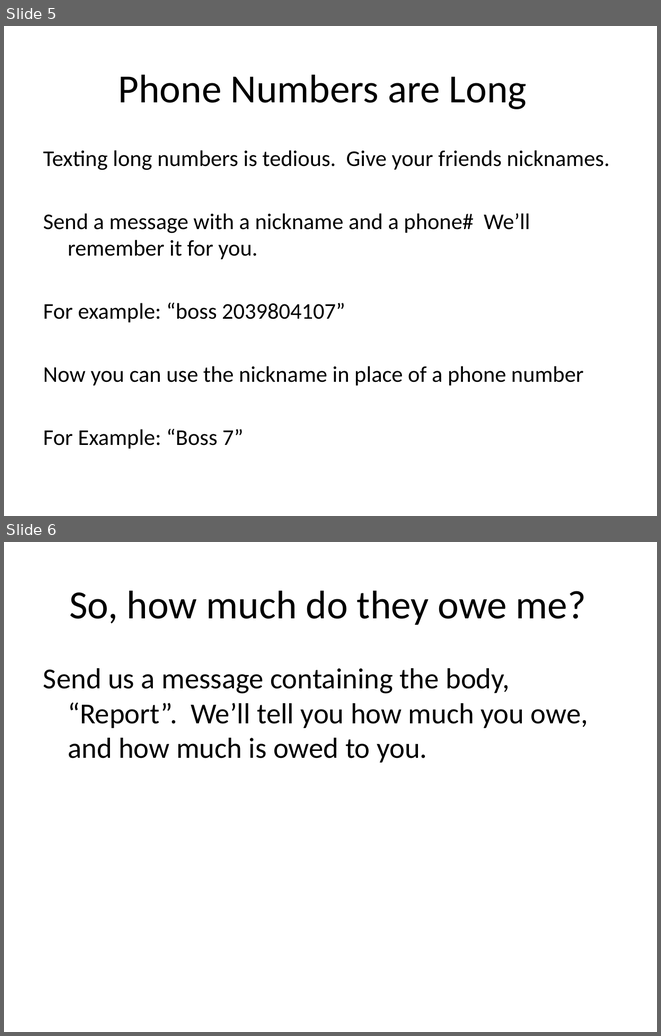
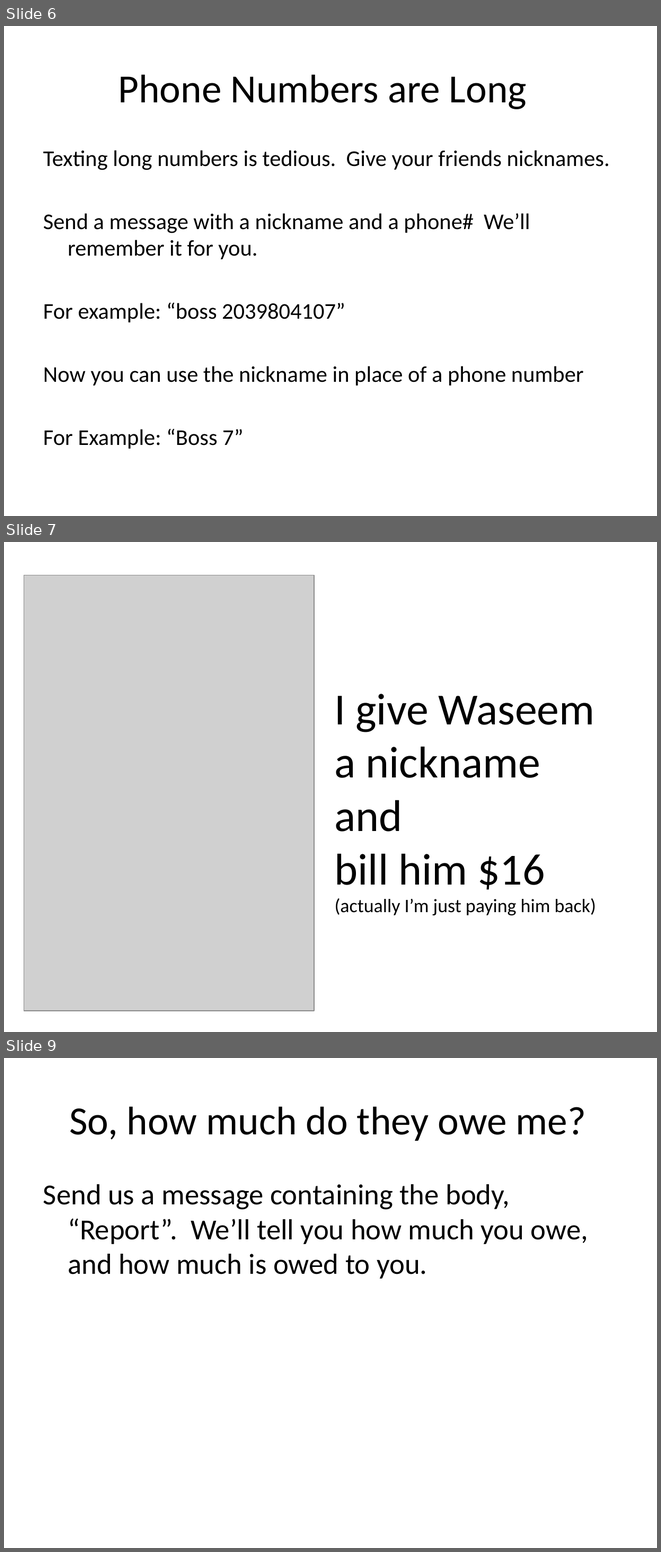
Before and after one commit to waseemilahi/mycheapfriend, a slide deck: 2nd iteration/demo/Presentation1.pptx. Shown one above the other, each under a label of ours: slides 5 and 6 before the commit, slides 6, 7 and 9 after it; the slides between them are not shown. The pictures are 661x1036 and 661x1552 pixels, drawn with LibreOffice and Linux fonts; fonts in the diff are those of the drawing; grey boxes stand for pictures. Boxes give left, top, right and bottom in pixels: in the first picture for what was removed or moved away, otherwise in the second. Text is boxed around its words. In the diff, an @@ line names an element or a change of style, - is before the commit and + after.

```diff
--- a/2nd iteration/demo/Presentation1.pptx
+++ b/2nd iteration/demo/Presentation1.pptx
@@ slide 7 added at box(4, 542, 657, 1032), background #FFFFFF @@
@@ picture added at box(24, 575, 314, 1011) @@
@@ text added at box(335, 694, 596, 915), 49 pt, text #000000 @@
+I give Waseem a nickname and
+bill him $16
+(actually I’m just paying him back)
@@ what was slide 5 is now slide 6 @@
@@ what was slide 6 is now slide 9 @@
```
Also in this commit, not shown: 6 other slides added.
